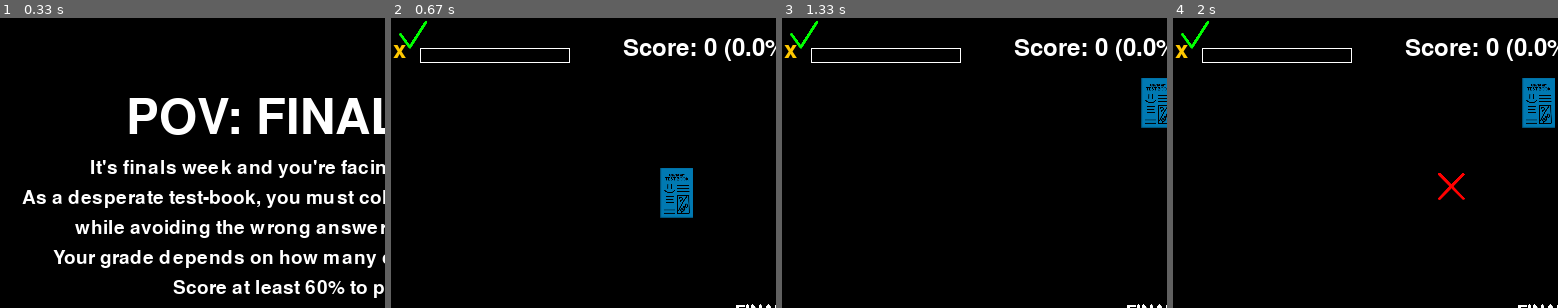
Above: before the commit, frames 1-4 (left to right).
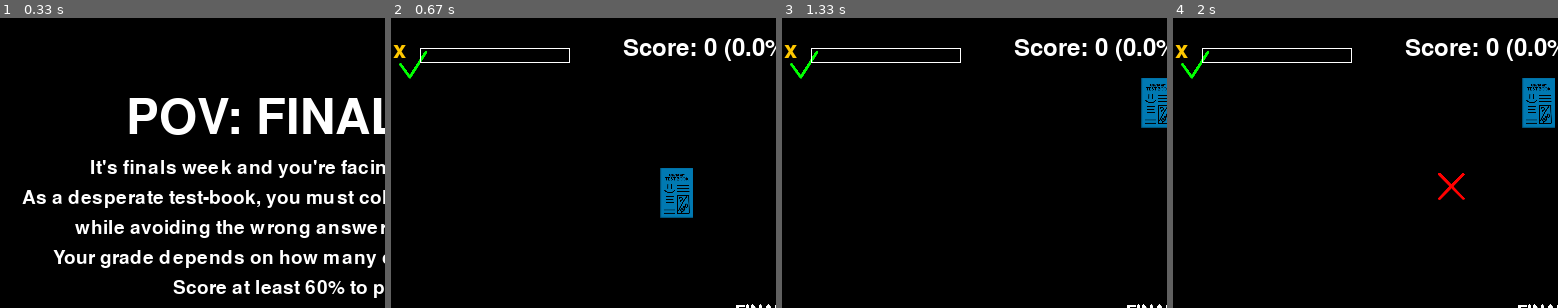
Above: after the commit, the same moments.

Repository: ThatDott/The-Last-Bluebook
Game: pygame game, started from pygame_template.py
Same seed, same stepped clock (60 frames per second), same inputs: the game is played once before the commit and once after it.
Inputs:
- Up to frame 1 (0.33 s): no input
- Up to frame 2 (0.67 s): hold Right from 0.33 s (still down)
- Up to frame 3 (1.33 s): release Right at 0.8 s; hold Up 0.83-1.13 s; hold Right from 1.17 s (still down)
- Up to frame 4 (2 s): release Right at 1.63 s; hold Left from 1.67 s (still down)
The pictures show only the part of the screen within x 2-52%, y 0-50%; the shares and areas given below are measured in that part.

Frame 1 is identical in both runs. In frame 2, 0.3% of the frame differs, in the area x 2-10%, y 1-22%; in frame 3, 0.3%; in frame 4, 0.3%.

Commit message:
fix: fixed point random generator to prevent points on top UI causing overlap

Diff:
--- a/pygame_template.py
+++ b/pygame_template.py
@@ -300,7 +300,7 @@
     """Generate a random position for the point object away from the center"""
     while True:
         x = random.randint(point_size, SCREEN_WIDTH - point_size)
-        y = random.randint(point_size, SCREEN_HEIGHT - point_size)
+        y = random.randint(point_size + 30, SCREEN_HEIGHT - point_size)
 
         # Check distance from center
         dx = x - CENTER_X
